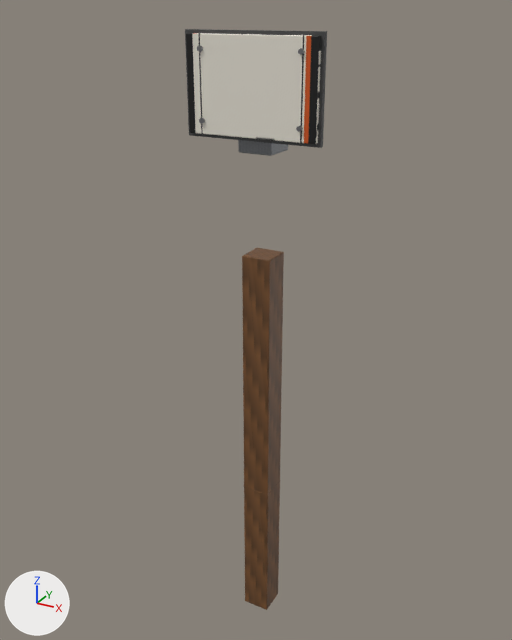
A saved change to the COLLADA model beamng-props/mile-marker/export/dae/milemarker_090.dae.
One viewpoint serves both versions: a 50 mm lens placed at (1.03, -1.91, 2.17), pointed at (-0.04, 0.03, 1.2). Every picture has the same lights, and +X, +Y and +Z are marked at lower left. The older version comes first. Where no turn or scale is listed for an object, it has been applied to the vertices.

Names of what the first picture shows: 'milemarker_band', 'milemarker_frame', 'milemarker_post', 'milemarker_sign'.
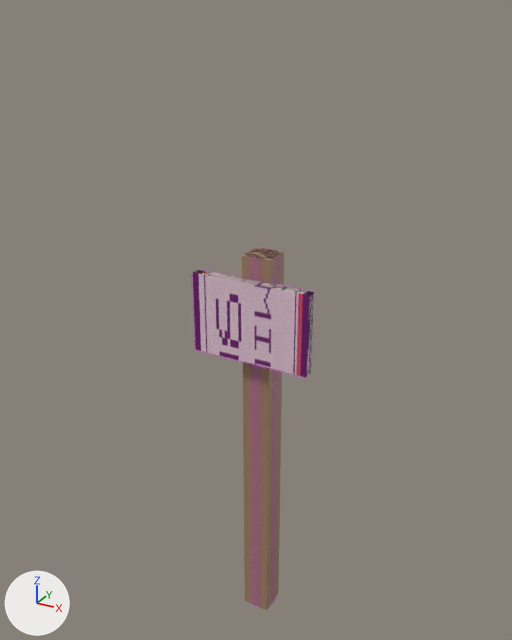
Where the newer file only moved an object's origin or applied its transform, the numbers keep the older frame.

The change in detail:
Material 'wood.089' (mat_wood_089) is new.
Its base color is (0.35, 0.22, 0.12) (brown #a08161).
Material 'Colmesh_Material' (mat_colmesh_material) is new.
Its base color is (1.0, 0.0, 1.0) (pink #ff00ff).
Its alpha is 0.15.
Material 'sign.089' (mat_sign_089) is new.
Its texture is img_mile_090_png.
Its metallic is 0.1.
me_cube is used by ob_milemarker_post; location (0.0, 0.0, 0.0).
me_cube had 56 vertices, 108 faces and spanned x -0.05..0.05, y -0.05..0.05, z 0.0..1.45.
me_cube no longer uses material mat_mm_wood (picture img_post_wood_png).
me_cube now has 8 vertices, 12 faces and spans x -0.05..0.05, y -0.05..0.05, z 0.0..1.45.
me_cube part 1: the whole mesh is rebuilt.
me_cube gains material mat_wood_089 (brown #a08161).
Mesh me_colmesh_sign_1 is new.
It is a box spanning x -0.21..0.21, y -0.025..0.025, z -0.14..0.14.
It uses material mat_colmesh_material (pink #ff00ff).
Mesh me_colmesh_post_1 is new.
It is an 8-sided cylinder along z spanning x -0.06..0.06, y -0.06..0.06, z -0.725..0.725.
It uses material mat_colmesh_material (pink #ff00ff).
Mesh me_cube_001_1 is new.
It is a box spanning x -0.21..0.21, y -0.015..0.015, z -0.14..0.14.
It uses material mat_sign_089 (picture img_mile_090_png).
Object 'milemarker_band' (ob_milemarker_band) is deleted.
Object 'milemarker_sign' (ob_milemarker_sign) is deleted.
Object 'milemarker_frame' (ob_milemarker_frame) is deleted.
Object 'Colmesh_sign-1' (ob_colmesh_sign_1) is new; it shows me_colmesh_sign_1.
Its location is (0.0, -0.08, 1.24).
Object 'Colmesh_post-1' (ob_colmesh_post_1) is new; it shows me_colmesh_post_1.
Its location is (0.0, 0.0, 0.725).
Object 'sign' (ob_sign) is new; it shows me_cube_001_1.
Its location is (0.0, -0.08, 1.24).

Changed parts and their boxes [x1, y1, x2, y2] in the pictures (512 x 640 px):
'milemarker_sign', deleted
    before: [186, 33, 321, 144]
'milemarker_post', reshaped
    before: [242, 248, 284, 610]
    after: [242, 247, 284, 610]
'Colmesh_sign-1', added
    after: [191, 269, 315, 379]
'Colmesh_post-1', added
    after: [245, 248, 281, 608]
'milemarker_frame', deleted
    before: [185, 29, 327, 148]
'milemarker_band', deleted
    before: [238, 140, 288, 156]
'sign', added
    after: [193, 270, 314, 377]
